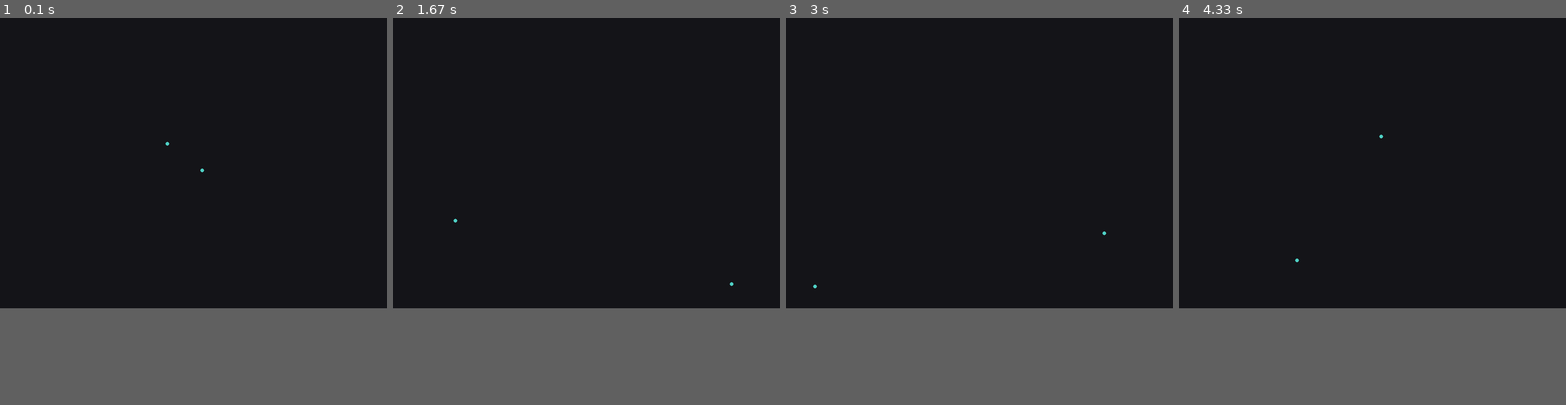
Above: before the commit, frames 1-4 (left to right).
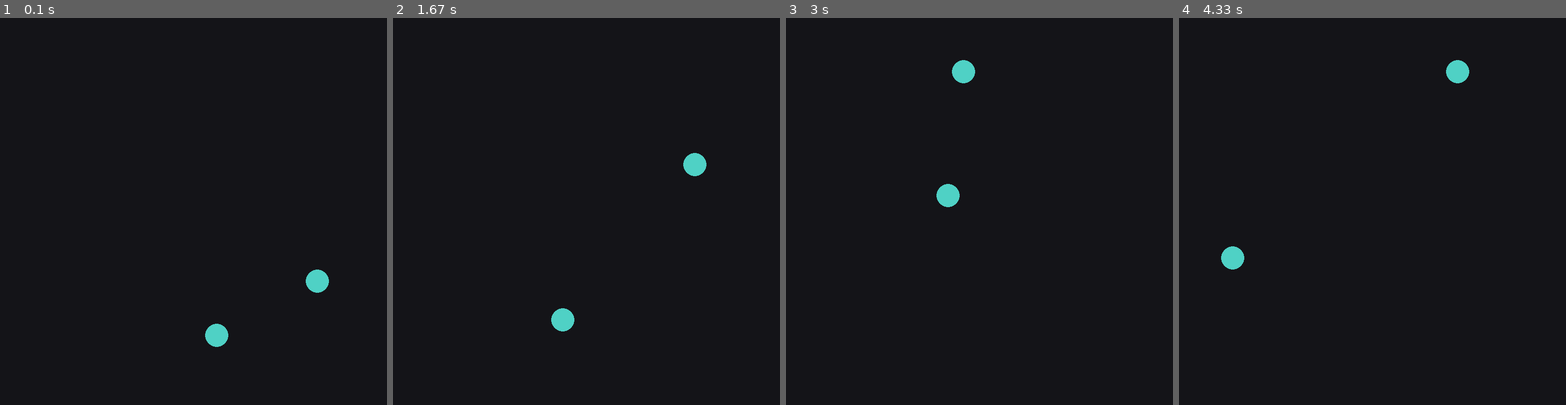
Above: after the commit, the same moments.

Repository: MatevzVidovic/pygame_renderer
Game: pygame game, started from src/3_n_body_problem/main.py
Same seed, same stepped clock (60 frames per second), same inputs: the game is played once before the commit and once after it.
Inputs:
- Up to frame 1 (0.1 s): no input
- Up to frame 2 (1.67 s): no input
- Up to frame 3 (3 s): no input
- Up to frame 4 (4.33 s): no input
In our replay, the window is 800x600 before the commit and 800x800 after it. These sizes can differ from the game's own. Grey fills any space a smaller window leaves; there, only what the larger window draws over its background counts as a difference.

The runs differ from the first frame. In frame 1, 0.6% of the frame differs, in the area x 42-85%, y 32-85%; in frame 2, 0.6%; in frame 3, 0.6%; in frame 4, 0.6%.

Commit message:
N-body using unit coordinates

Diff:
--- a/src/3_n_body_problem/main.py
+++ b/src/3_n_body_problem/main.py
@@ -4,46 +4,47 @@
 
 from core.renderer import Elipse, ObjectTree, Rect, Splat, VisualProgram, main
 
-SCREEN_SIZE = (800, 600)
-BALL_RADIUS = 4
-NUM_OF_BALLS = 5
+
+SCREEN_SIZE = 800
+BALL_RADIUS = 0.03
+# NUM_OF_BALLS = 5
 
 
 class NBodyProblem(VisualProgram):
     def __init__(self) -> None:
-        self.width, self.height = SCREEN_SIZE
         self.positions = np.array(
             [
-                [300.0, 400.0],
-                [250.0, 360.0],
+                [0.5, 0.7],
+                [0.7, 0.5],
             ]
         )
         self.velocities = np.array(
             [
-                [2.5, 3.0],
-                [1.7, -2.3],
+                [0.03, 0.02],
+                [0.02, 0.01],
             ]
         )
 
-        self.ball = Elipse(2 * BALL_RADIUS, (79, 209, 197))
+        self.ball = Elipse(2 * BALL_RADIUS * SCREEN_SIZE, (79, 209, 197))
 
     def step(self) -> None:
         self.positions += self.velocities
 
         for point, velocity in zip(self.positions, self.velocities):
-            if point[0] - BALL_RADIUS < 0 or point[0] + BALL_RADIUS > self.height:
+            if point[0] - BALL_RADIUS < 0 or point[0] + BALL_RADIUS > 1:
                 velocity[0] *= -1
-            if point[1] - BALL_RADIUS < 0 or point[1] + BALL_RADIUS > self.width:
+            if point[1] - BALL_RADIUS < 0 or point[1] + BALL_RADIUS > 1:
                 velocity[1] *= -1
 
     def get_object_tree(self) -> ObjectTree:
-        self.positions
-        return [[Splat(self.ball, self.positions[i]) for i in range(np.size(self.positions, 0))]]
+        screen_positions = self.positions * SCREEN_SIZE
+        print(screen_positions)
+        return [[Splat(self.ball, screen_positions[i]) for i in range(np.size(screen_positions, 0))]]
 
 
 def run() -> None:
     visual: VisualProgram = NBodyProblem()
-    main(visual, size=SCREEN_SIZE, title="N-Body Problem")
+    main(visual, size=(SCREEN_SIZE, SCREEN_SIZE), title="N-Body Problem")
 
 
 if __name__ == "__main__":
